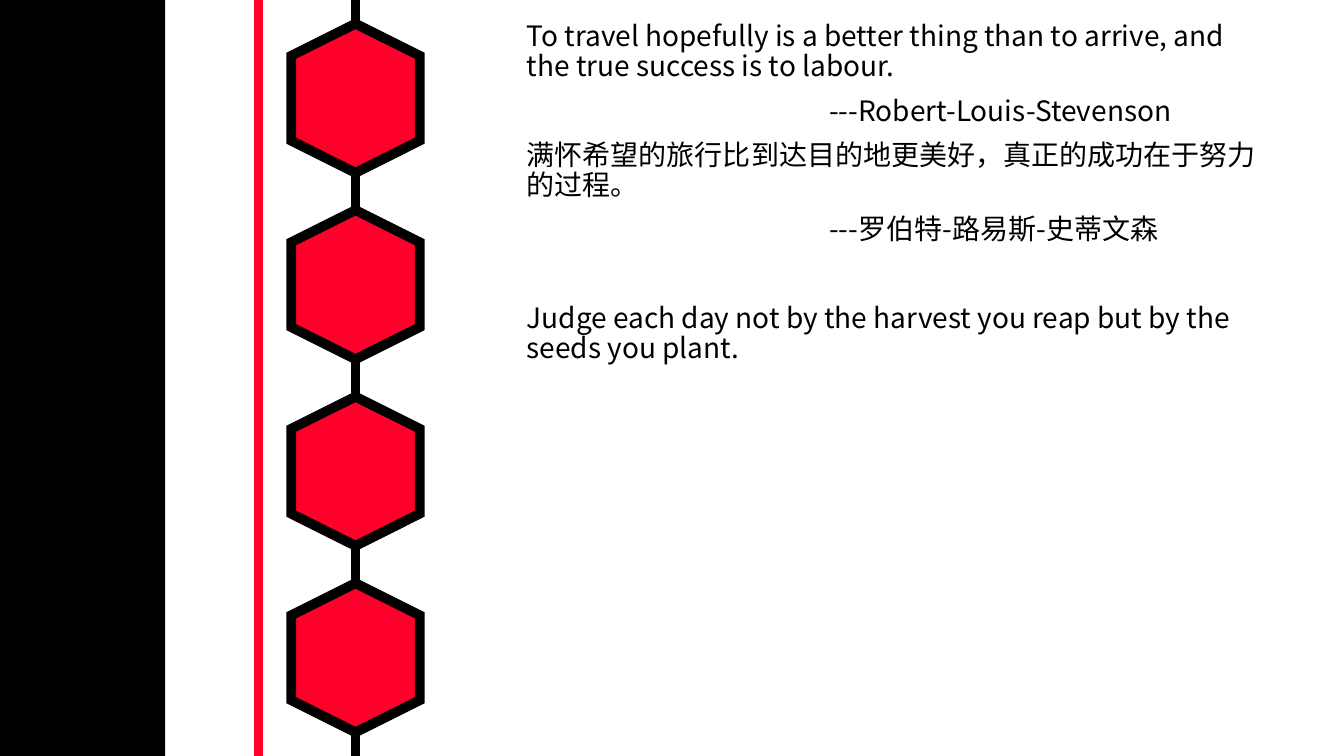
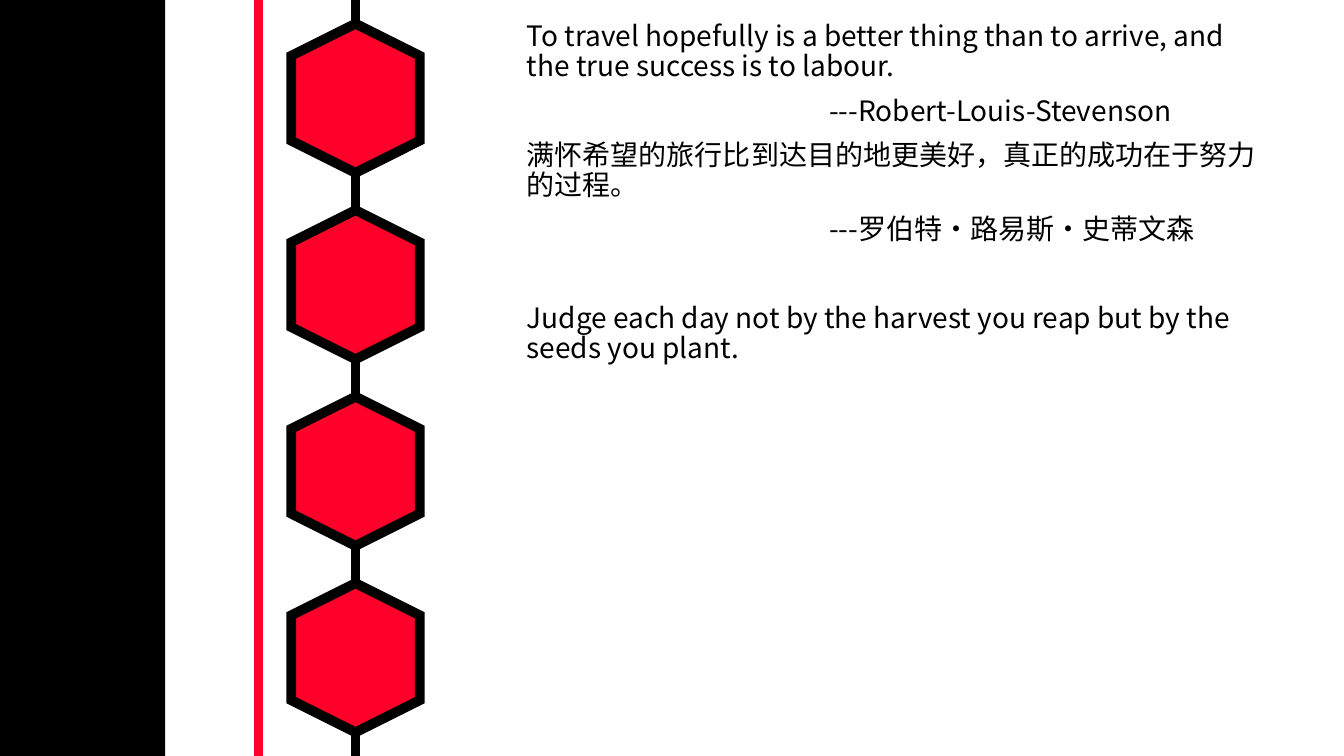
Before and after one commit to MarkShen1992/PPT-template, a slide deck: slide 43 of morning reading/iridescent english sentenses.pptx. Drawn at 1344x756 pixels with LibreOffice and Linux fonts; fonts in the diff are those of the drawing. Boxes give left, top, right and bottom in pixels: in the first picture for what was removed or moved away, otherwise in the second. Text is boxed around its words. In the diff, an @@ line names an element or a change of style, - is before the commit and + after.

```diff
--- a/morning reading/iridescent english sentenses.pptx
+++ b/morning reading/iridescent english sentenses.pptx
@@ text at (829, 215, 1195, 242): text changed @@
----罗伯特-路易斯-史蒂文森
+---罗伯特·路易斯·史蒂文森
```
Also in this commit, not shown: 3 other slides changed, 2 slides added.
